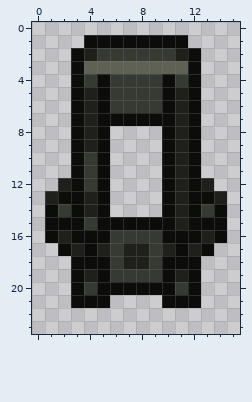
Two states of a pixel-art sprite, content/Entities/Structures/Mechanisms/Clutch/clutch.bg.png. The picture above is the old version.
The file is 16x24 pixels.
Once edited:
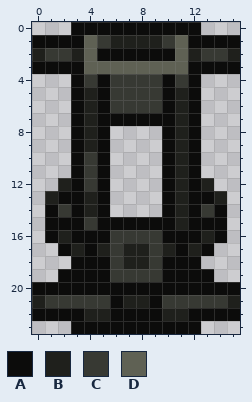
Palette (. is transparent): A #0c0c0b  B #1f201c  C #373933  D #5f6154
Diff:
The author put colour A in row 0 at x 3 to 12; in row 1 at x 0 to 3 and 12 to 15; in row 3 at x 0 to 2 and 13 to 15; in row 19 at x 2 and 13; in row 20 at x 0 to 2 and 13 to 15; in row 21 at x 6 and 9.
The author put colour A in row 22 at x 0 to 3, 6 to 9 and 12 to 15; in row 23 at x 3 to 12.
Colour B becomes colour A in row 19 at x 4 and 11.
Colour C becomes colour A in row 2 at x 5 to 10; in row 20 at x 4 and 11.
The author put colour B in row 2 at x 0 and 15; in row 21 at x 0, 7 to 8 and 15; in row 22 at x 4 to 5 and 10 to 11.
Colour A becomes colour B in row 1 at x 6 to 9; in row 2 at x 3 and 12.
The author put colour C in row 2 at x 1 to 2 and 13 to 14; in row 21 at x 1 to 2 and 13 to 14.
Colour A becomes colour C in row 1 at x 5 and 10; in row 21 at x 3 to 5 and 10 to 12.
Colour A becomes colour D in row 1 at x 4 and 11.
Colour B becomes colour D in row 2 at x 4 and 11.
Changed places in both pictures, as pixel boxes (x1, y1, x2, y2):
changed: (32, 22, 240, 74)
changed: (32, 269, 240, 334)
